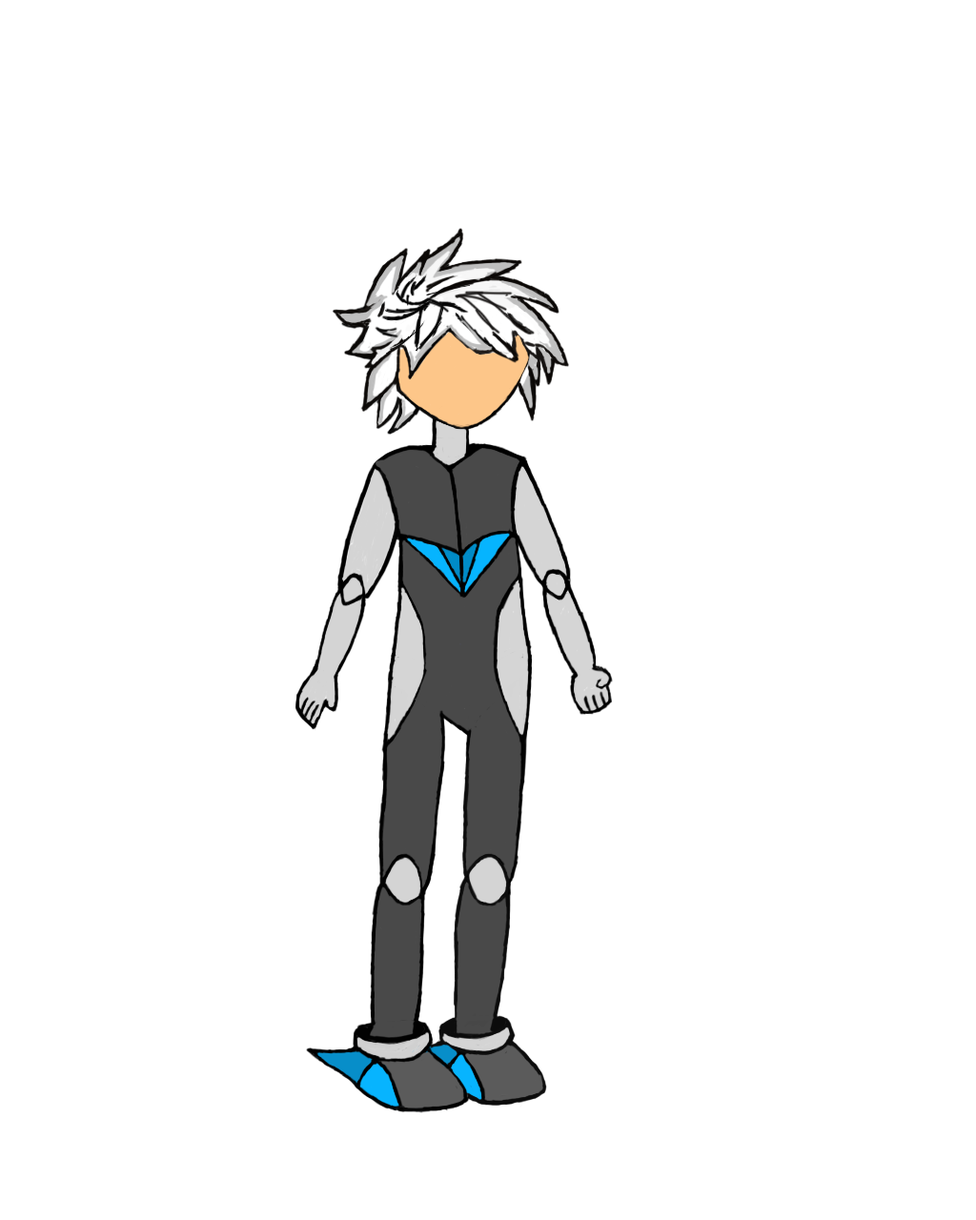
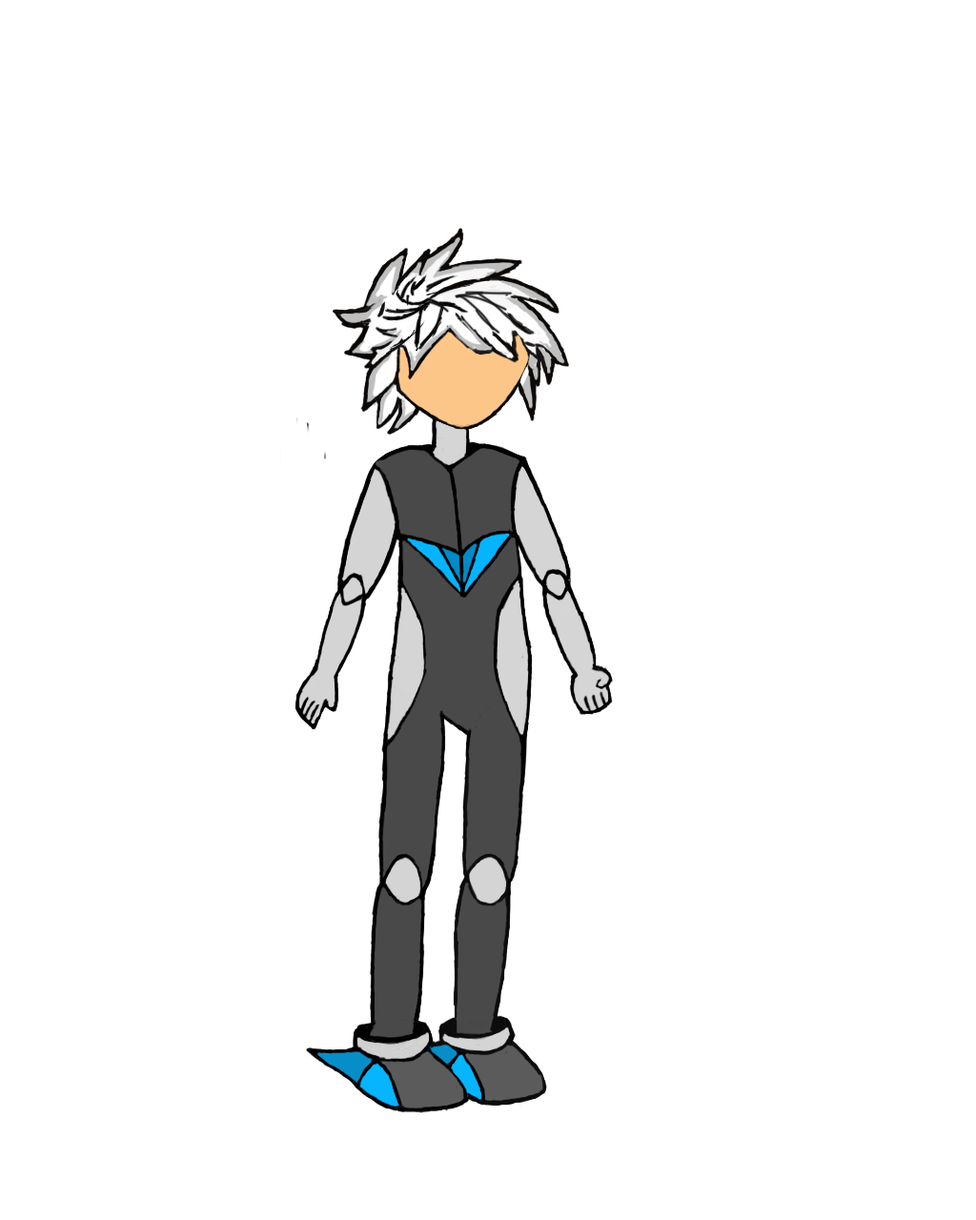
Layered file, before and after one edit (976×1220). Changes by layer:
showed "Character" over [280, 227, 614, 1114]
